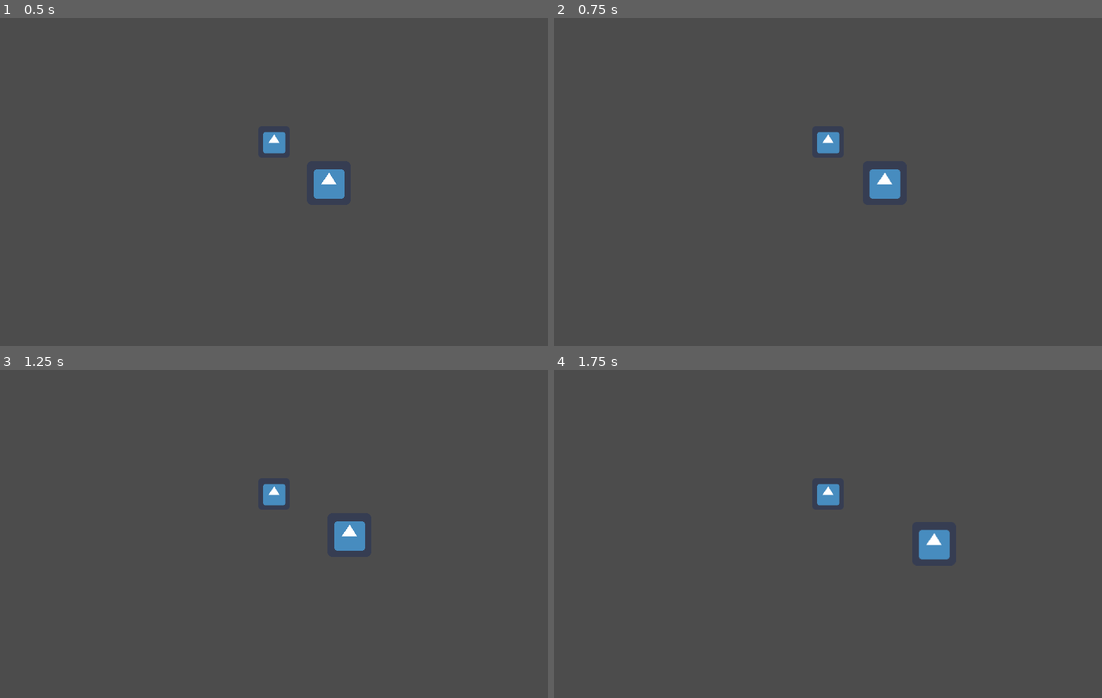
Above: before the commit, frames 1-4 (two rows, left to right).
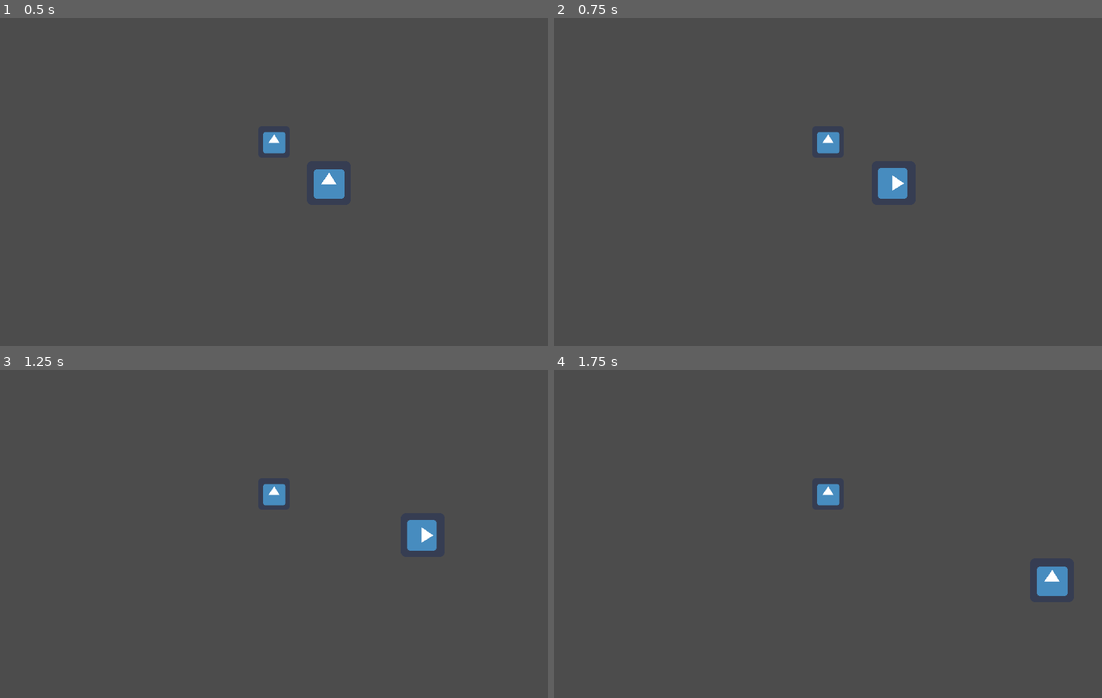
Above: after the commit, the same moments.

Repository: mstfacmly/fascball
Game: Godot game, scene res://field.tscn
Same seed, same stepped clock (60 frames per second), same inputs: the game is played once before the commit and once after it. The engine's default icon, where the game draws it, is replaced by a stand-in: a white triangle on a blue panel in a dark square.
Inputs:
- Up to frame 1 (0.5 s): no input
- Up to frame 2 (0.75 s): tap Enter (ui_accept) at 0.5, 0.6 s; hold Right (ui_right) from 0.53 s (still down)
- Up to frame 3 (1.25 s): keep holding Right (ui_right); tap Enter (ui_accept) at 0.77, 1.07 s
- Up to frame 4 (1.75 s): release Right (ui_right) at 1.28 s; hold Down (ui_down) from 1.28 s (still down); tap Enter (ui_accept) at 1.35, 1.52 s

Frame 1 is identical in both runs. In frame 2, 0.4% of the frame differs, in the area x 57-65%, y 45-56%; in frame 3, 1.0%; in frame 4, 1.0%, in the area x 66-94%, y 48-69%.

Commit message:
initial rotation code + ball kick

Diff:
--- a/field.tscn
+++ b/field.tscn
@@ -1,7 +1,16 @@
-[gd_scene load_steps=3 format=2]
+[gd_scene load_steps=6 format=2]
 
 [ext_resource path="res://player.tscn" type="PackedScene" id=1]
 [ext_resource path="res://ball.tscn" type="PackedScene" id=2]
+
+[sub_resource type="RectangleShape2D" id=3]
+extents = Vector2( 409.28, 25.6879 )
+
+[sub_resource type="RectangleShape2D" id=1]
+extents = Vector2( 420.159, 19.9624 )
+
+[sub_resource type="RectangleShape2D" id=2]
+extents = Vector2( 28.691, 305.044 )
 
 [node name="field" type="Node"]
 
@@ -9,7 +18,26 @@
 format = 1
 
 [node name="player" parent="." instance=ExtResource( 1 )]
+DEACCEL = 6.0
 
 [node name="cam" type="Camera2D" parent="."]
 
 [node name="ball" parent="." instance=ExtResource( 2 )]
+
+[node name="bounds" type="StaticBody2D" parent="."]
+
+[node name="CollisionShape2D" type="CollisionShape2D" parent="bounds"]
+position = Vector2( 397.242, -21.0576 )
+shape = SubResource( 3 )
+
+[node name="CollisionShape2D2" type="CollisionShape2D" parent="bounds"]
+position = Vector2( 397.242, 613.997 )
+shape = SubResource( 1 )
+
+[node name="CollisionShape2D3" type="CollisionShape2D" parent="bounds"]
+position = Vector2( -27.1321, 307.497 )
+shape = SubResource( 2 )
+
+[node name="CollisionShape2D4" type="CollisionShape2D" parent="bounds"]
+position = Vector2( 826.022, 307.497 )
+shape = SubResource( 2 )
--- a/player.gd
+++ b/player.gd
@@ -1,15 +1,17 @@
 extends KinematicBody2D
 
-export var ACCEL = 0.01
-export var DEACCEL = 4.0
+export (float) var ACCEL = 2.0
+export (float) var DEACCEL = 4.0
 var accel = 0.0
-var speed = 2.0
-var linear_vel = Vector2()
+export (float) var speed = 0.25
+#var linear_vel = Vector2()
 var mv_x = 0.0
 var mv_y = 0.0
 var lin_vel = Vector2()
+#var BALL_VELOCITY = 2.0
 
-onready var sprite = $sprite
+#onready var sprite = $sprite
+onready var ball = get_parent().get_node('ball')
 
 func _input(ev):
 	mv_x = Input.get_action_strength('ui_right') - Input.get_action_strength('ui_left')
@@ -22,21 +24,25 @@
 	player(dt)
 
 func player(dt):
-#	if mv_x:
-	var move = Vector2(speed * ceil(mv_x), speed * ceil(mv_y))
-	lin_vel += move
+	var move = Vector2(ceil(mv_x), ceil(mv_y))
+	lin_vel += move * speed
 
 	if move.dot(lin_vel) > 0:
 		accel = ACCEL
 	else:
 		accel = DEACCEL
 
+	var angle = atan2(mv_x, mv_y)
+	rotation = angle
+	transform.rotated(rotation)
+
 	lin_vel = lerp(lin_vel, move, accel * dt)
 
-	move_and_slide(lin_vel)
+	move_and_slide(lin_vel * 50)
 
 func kick():
-
+#	get_parent().get_node('ball').linear_velocity = Vector2(mv_x,mv_y) * BALL_VELOCITY
+#	print(get_parent().get_node('ball').applied_focrce)
 	pass
 
 func _ready():
